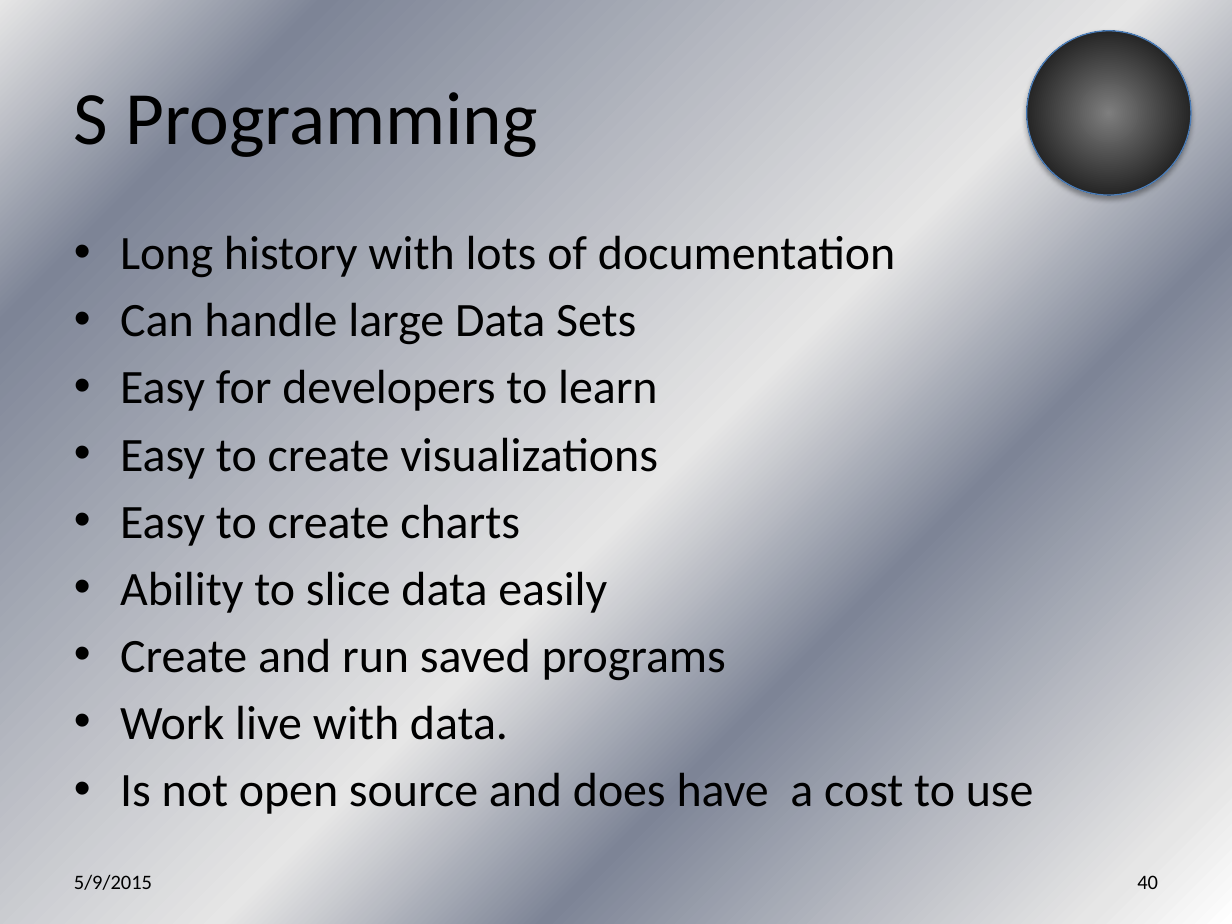
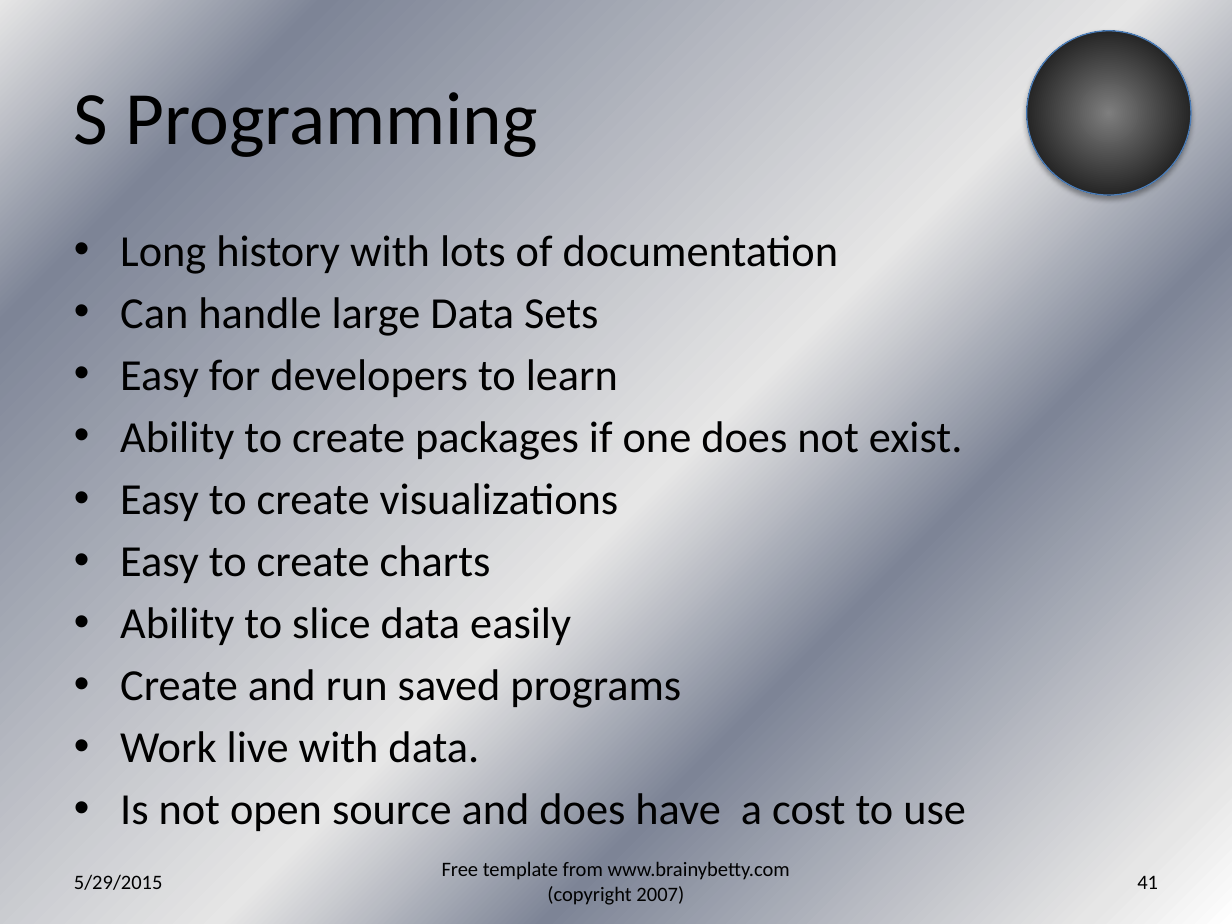
Before and after one commit to jegroom102080/What_is_Data_Science_Anyway, a slide deck: slide 41 of What is Data Science Anyway.pptx (slide 40 before the commit). Drawn at 1232x924 pixels with LibreOffice and Linux fonts; fonts in the diff are those of the drawing. Boxes give left, top, right and bottom in pixels: in the first picture for what was removed or moved away, otherwise in the second. Text is boxed around its words. In the diff, an @@ line names an element or a change of style, - is before the commit and + after.

Commit message:
Updated for INETA Meeting
Made a few changes and added some example visualizations.

```diff
--- a/What is Data Science Anyway.pptx
+++ b/What is Data Science Anyway.pptx
@@ text at box(120, 235, 966, 831): size 28 to 25.9 pt in "Long history with lots of documentation", "Can handle large Data Sets", "Easy for developers to learn", "Easy to create visualizations" and 5 more places @@
@@ text at box(120, 421, 963, 460): paragraph added @@
+• Ability to create packages if one does not exist.
@@ text added at box(442, 861, 790, 905), 12 pt, text #000000 @@
+Free template from www.brainybetty.com (copyright 2007)
@@ text at box(74, 874, 163, 890): text changed @@
-5/9/2015
+5/29/2015
@@ page number at box(1137, 875, 1158, 889): text changed @@
-40
+41
```
Also in this commit, not shown: 43 other slides changed, 1 slide added, 1 other file.
